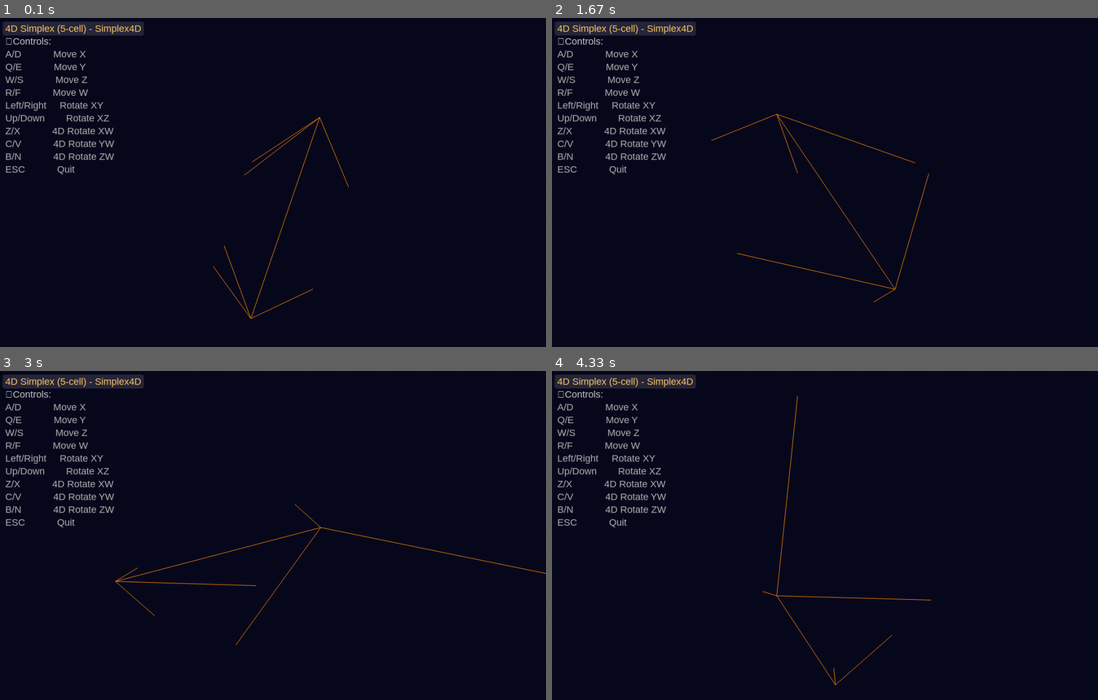
Above: before the commit, frames 1-4 (two rows, left to right).
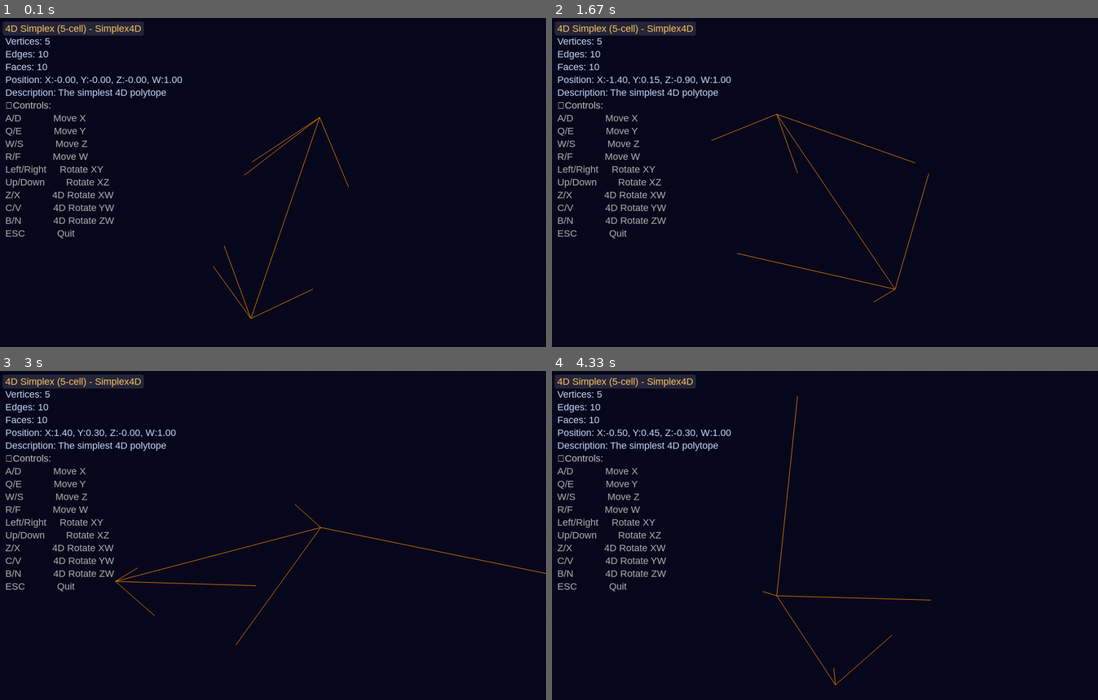
Above: after the commit, the same moments.

Repository: S1mplector/hypersim
Game: pygame game, started from examples/pygame_simplex.py
Same seed, same stepped clock (60 frames per second), same inputs: the game is played once before the commit and once after it.
Inputs (mouse positions are in pixels of both pictures, inside the frame that each line leads up to):
- Up to frame 1 (0.1 s): no input
- Up to frame 2 (1.67 s): hold Right 0.33-0.8 s; move the mouse to (803, 241) at 0.37 s; hold Up 0.83-1.13 s; hold W 0.83-1.13 s; move the mouse to (999, 212) at 0.87 s; tap Z at 0.9, 1.23, 1.53 s; tap X at 0.98 s; hold Right 1.17-1.63 s; hold D 1.17-1.63 s; move the mouse to (693, 225) at 1.2 s; tap E at 1.32 s
- Up to frame 3 (3 s): hold Left 1.67-2.2 s; hold A 1.67-2.2 s; move the mouse to (103, 512) at 1.7 s; tap Z at 1.73, 2.03, 2.3, 2.63, 2.93 s; hold Down 2.23-2.53 s; hold S 2.23-2.53 s; move the mouse to (354, 430) at 2.27 s; tap X at 2.38 s; hold Left 2.57-2.97 s; hold A 2.57-2.97 s; move the mouse to (338, 611) at 2.6 s; tap E at 2.72 s
- Up to frame 4 (4.33 s): hold Up 3-3.37 s; hold W 3-3.37 s; move the mouse to (835, 436) at 3.03 s; tap Z at 3.07, 3.47, 3.77, 4.13 s; hold Right 3.4-4.03 s; hold D 3.4-4.03 s; move the mouse to (628, 561) at 3.43 s; tap X at 3.55 s; hold Down from 4.07 s (still down); hold S from 4.07 s (still down); move the mouse to (830, 617) at 4.1 s; tap E at 4.22 s

The runs differ from the first frame. In frame 1, 3.0% of the frame differs, in the area x 0-34%, y 5-67%; in frame 2, 3.0%; in frame 3, 3.0%; in frame 4, 3.0%.

Commit message:
fixdocs: hypercube edge fix and update README.md

Diff:
--- a/hypersim/core/shape_4d.py
+++ b/hypersim/core/shape_4d.py
@@ -78,6 +78,23 @@
     def face_count(self) -> int:
         """Get the number of faces in the shape."""
         return len(self.faces)
+
+    # Convenience getters (compat with overlays/UI expecting methods)
+    def get_vertex_count(self) -> int:
+        """Return vertex count (method form)."""
+        return self.vertex_count
+
+    def get_edge_count(self) -> int:
+        """Return edge count (method form)."""
+        return self.edge_count
+
+    def get_face_count(self) -> int:
+        """Return face count (method form)."""
+        return self.face_count
+
+    def get_position(self) -> Vector4D:
+        """Return current position vector."""
+        return self.position
 
     # Transformation methods
     def get_transform_matrix(self) -> Matrix4D:
--- a/hypersim/objects/hypercube.py
+++ b/hypersim/objects/hypercube.py
@@ -59,7 +59,7 @@
             neighbors = [
                 (1 - ix, iy, iz, iw),
                 (ix, 1 - iy, iz, iw),
-                (ix, ix, 1 - iz, iw) if False else (ix, iy, 1 - iz, iw),
+                (ix, iy, 1 - iz, iw),
                 (ix, iy, iz, 1 - iw),
             ]
             for nx, ny, nz, nw in neighbors:
Not shown, changed: README.md
Not shown, changed: requirements.txt
